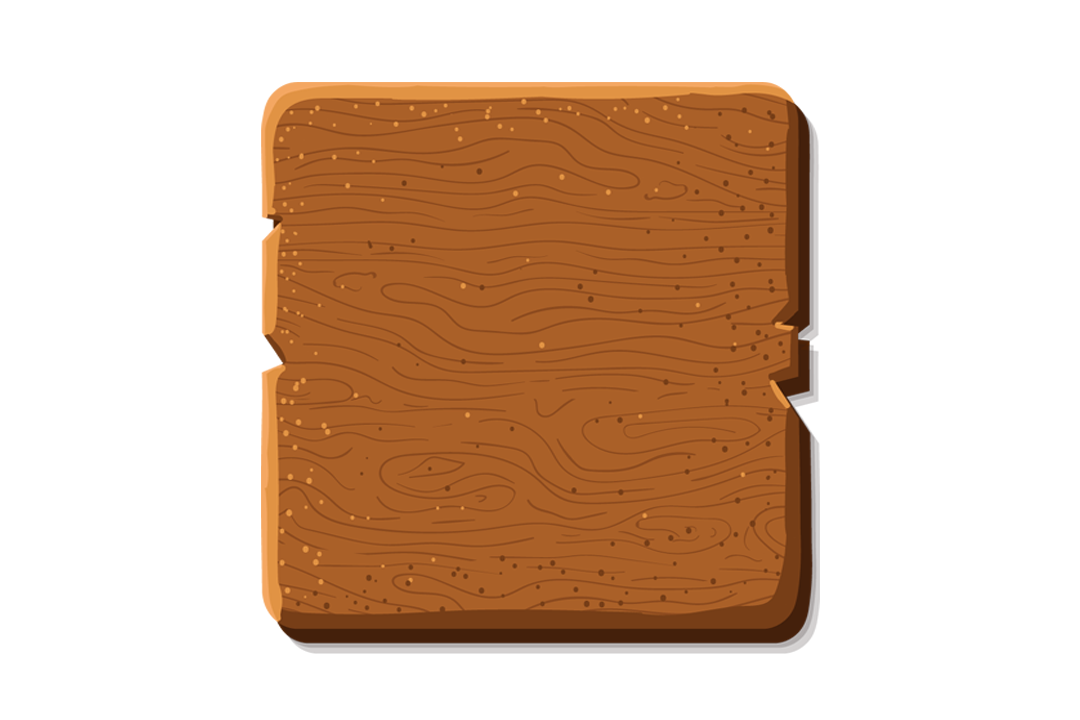
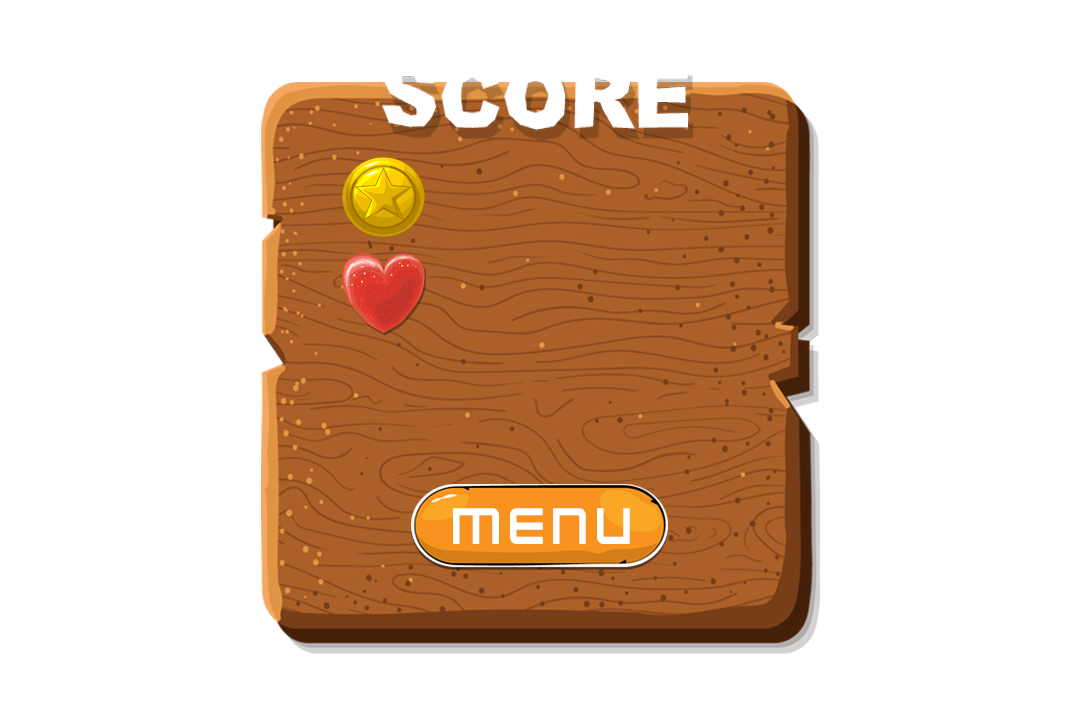
Layered file, before and after one edit (1080x720). Changes by layer:
added layer "Layer 5" above "Layer 4" over [342, 157, 425, 237]
added layer "Layer 4" above "Layer 3" over [380, 73, 693, 141]
added layer "Layer 3" above "MENU" over [342, 253, 426, 335]
added group "MENU" (1st of 3) with 6 layers above "Layer 1" over [411, 484, 668, 570]
added group "Group 5" with 2 layers in group "MENU" over [411, 484, 668, 570]
added layer "MENU" (3rd of 3, in "MENU" › "Group 5") in group "Group 5" over [453, 508, 630, 544]
added layer "Layer 1" (1st of 2, in "MENU" › "Group 5") in group "Group 5" over [411, 484, 668, 570]
